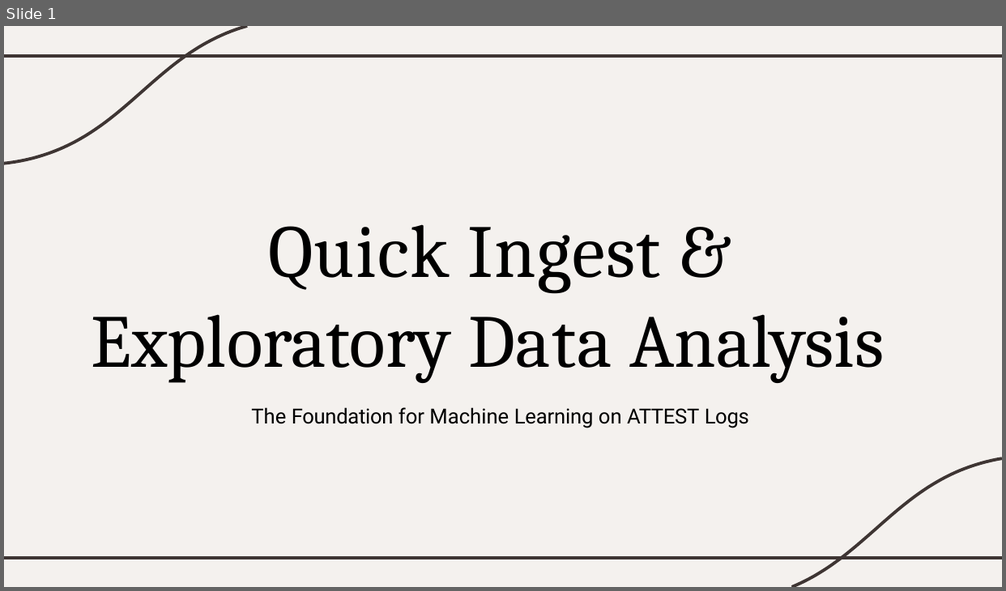
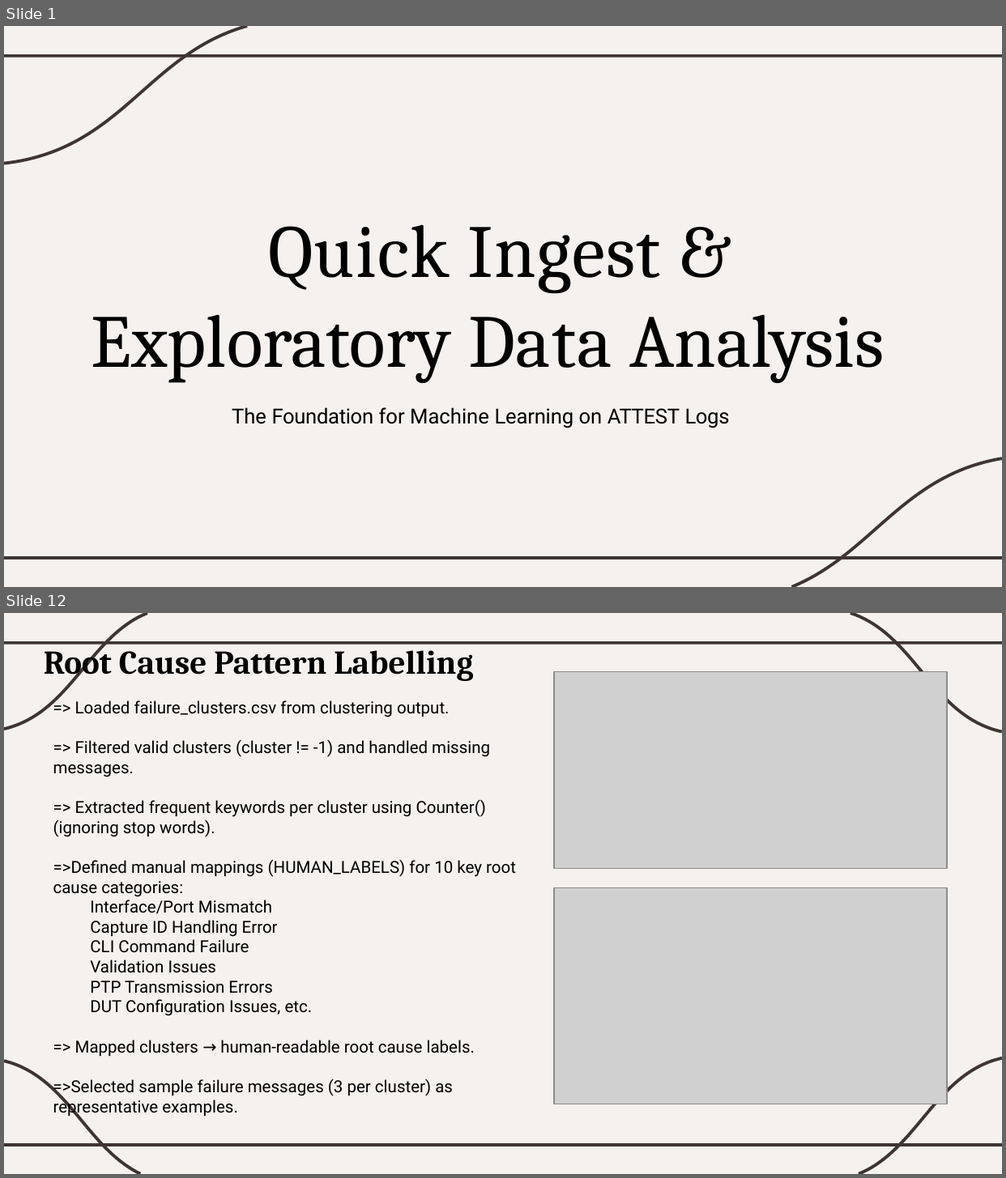
Before and after one commit to HemalathaSuresh-25/EDA-and-Quick-Ingest, a slide deck: reports/Quick Ingest & EDA_task2.pptx. Shown one above the other, each under a label of ours: slide 1 before the commit, slides 1 and 12 after it; the slides between them are not shown. The pictures are 1006x591 and 1006x1178 pixels, drawn with LibreOffice and Linux fonts; fonts in the diff are those of the drawing; grey boxes stand for pictures. Boxes give left, top, right and bottom in pixels: in the first picture for what was removed or moved away, otherwise in the second. Text is boxed around its words. In the diff, an @@ line names an element or a change of style, - is before the commit and + after.

```diff
--- a/reports/Quick Ingest & EDA_task2.pptx
+++ b/reports/Quick Ingest & EDA_task2.pptx
@@ slide 12 added at (4,613,1002,1174), background #FFFFFF; not listed: 3 template elements that a slide beside it also shows @@
@@ freeform shape added at (4,613,147,729), outline #3E3533 2.25 pt @@
@@ freeform shape added at (850,613,1002,732), outline #3E3533 2.25 pt @@
@@ title added at (44,643,473,681), 24 pt, text #000000, bold @@
+Root Cause Pattern Labelling
@@ picture added at (554,672,947,868) @@
@@ text added at (53,700,516,1118), 12 pt, text #000000 @@
+=> Loaded failure_clusters.csv from clustering output.
+=> Filtered valid clusters (cluster != -1) and handled missing messages.
+=> Extracted frequent keywords per cluster using Counter() (ignoring stop words).
+=>Defined manual mappings (HUMAN_LABELS) for 10 key root cause categories:
+Interface/Port Mismatch
+Capture ID Handling Error
+CLI Command Failure
+Validation Issues
+PTP Transmission Errors
+DUT Configuration Issues, etc.
+=> Mapped clusters → human-readable root cause labels.
+=>Selected sample failure messages (3 per cluster) as representative examples.
@@ picture added at (554,888,947,1104) @@
@@ freeform shape added at (4,1061,141,1174), outline #3E3533 2.25 pt @@
@@ freeform shape added at (859,1058,1002,1174), outline #3E3533 2.25 pt @@
@@ slide 1 changed as well @@
@@ text "The Foundation for Machine Learning ...": place and size @@
-text "The Foundation for Machine Learning ..." at (251,408,749,429)
+text "The Foundation for Machine Learning ..." at (232,408,730,429)
```
Also in this commit, not shown: 1 other slide changed, 11 other slides added, 7 slides removed.
